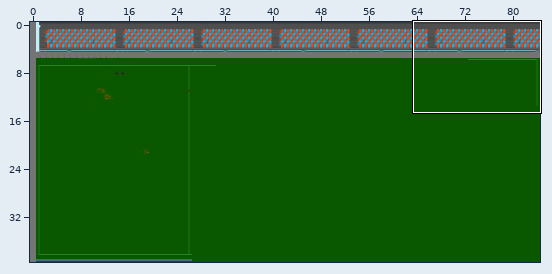
Tiled map, stored at tilemaps/stadion.tmx. Above, an overview of the earlier version with the close-up marked.
Close-up. Old version:
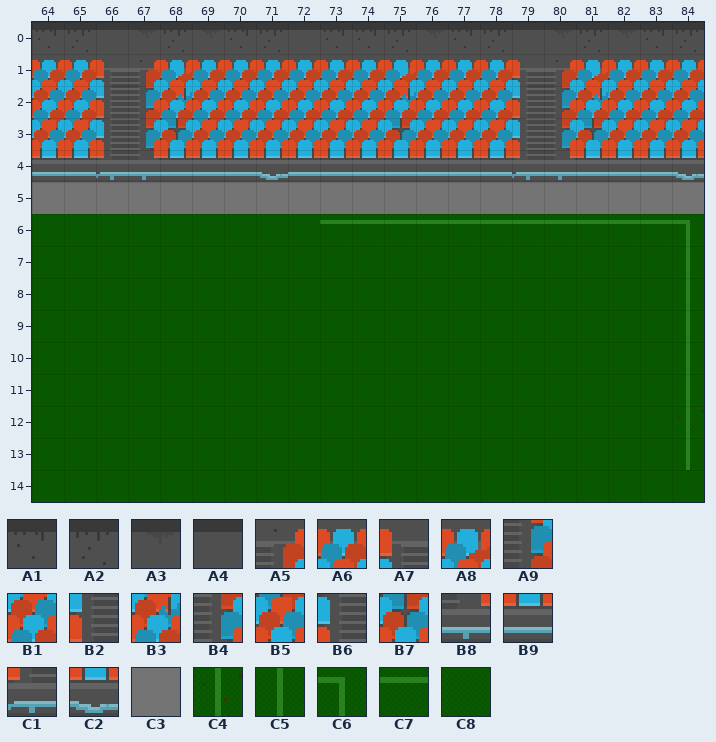
Cells are 16x16 px. Shown: x 64..84, y 0..14. The commit also changed other parts of the map, which this record leaves out. Layer "Tile Layer 1" is drawn -13,-6 px off the grid.
Key: from "stadion": A1 1, A2 2, A3 3, A4 6, A5 9, A6 10, A7 11, A8 13, A9 17, B1 18, B2 19, B3 21, B4 25, B5 26, B6 27, B7 29, B8 33, B9 34, C1 35, C2 37, C3 44, C4 69, C5 70, C6 74, C7 81, C8 82.
__ is an empty cell.
Layer "Tile Layer 1" before, first column x 64:
 0 A1 A2 A4 A3 A2 A3 A1 A2 A4 A1 A1 A2 A3 A1 A2 A4 A3 A2 A3 A1 A2
 1 A6 A6 A7 A5 A8 A6 A6 A6 A6 A6 A6 A8 A6 A6 A6 A7 A5 A8 A6 A6 A6
 2 B1 B1 B2 A9 B3 B1 B1 B1 B1 B1 B1 B3 B1 B1 B1 B2 A9 B3 B1 B1 B1
 3 B5 B5 B6 B4 B7 B5 B5 B5 B5 B5 B5 B7 B5 B5 B5 B6 B4 B7 B5 B5 B5
 4 B9 B9 C1 B8 B9 B9 B9 C2 B9 B9 B9 B9 B9 B9 B9 C1 B8 B9 B9 B9 C2
 5 C3 C3 C3 C3 C3 C3 C3 C3 C3 C3 C3 C3 C3 C3 C3 C3 C3 C3 C3 C3 C3
 6 C8 C8 C8 C8 C8 C8 C8 C8 C8 C7 C7 C7 C7 C7 C7 C7 C7 C7 C7 C7 C6
 7 C8 C8 C8 C8 C8 C8 C8 C8 C8 C8 C8 C8 C8 C8 C8 C8 C8 C8 C8 C8 C5
 8 C8 C8 C8 C8 C8 C8 C8 C8 C8 C8 C8 C8 C8 C8 C8 C8 C8 C8 C8 C8 C5
 9 C8 C8 C8 C8 C8 C8 C8 C8 C8 C8 C8 C8 C8 C8 C8 C8 C8 C8 C8 C8 C5
10 C8 C8 C8 C8 C8 C8 C8 C8 C8 C8 C8 C8 C8 C8 C8 C8 C8 C8 C8 C8 C5
11 C8 C8 C8 C8 C8 C8 C8 C8 C8 C8 C8 C8 C8 C8 C8 C8 C8 C8 C8 C8 C5
12 C8 C8 C8 C8 C8 C8 C8 C8 C8 C8 C8 C8 C8 C8 C8 C8 C8 C8 C8 C8 C4
13 C8 C8 C8 C8 C8 C8 C8 C8 C8 C8 C8 C8 C8 C8 C8 C8 C8 C8 C8 C8 C5
14 C8 C8 C8 C8 C8 C8 C8 C8 C8 C8 C8 C8 C8 C8 C8 C8 C8 C8 C8 C8 C8
After the commit:
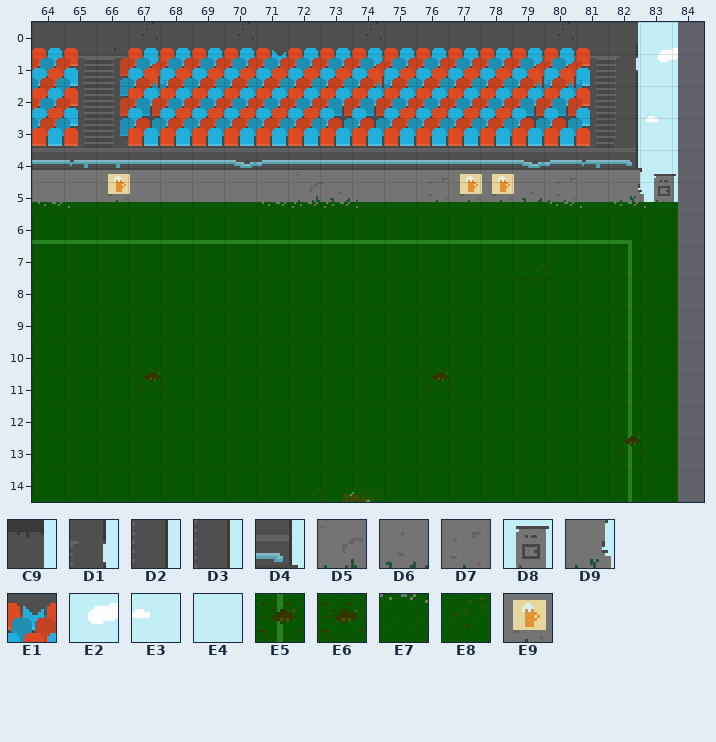
Further tiles: from "stadion": C9 7, D1 15, D2 23, D3 31, D4 39, D5 41, D6 42, D7 43, D8 45, D9 47, E1 48, E2 52, E3 54, E4 57, E5 58, E6 59, E7 83, E8 84, E9 103.
Changes in this commit:
layer "Tile Layer 1" offset 0,0 -> -13,-6 px
Layer "Tile Layer 1":
y 0: x 65 A2 -> A4; x 70 A1 -> A4; x 73..74 A1 A1 -> A4 A4; x 77..78 A1 A2 -> A4 A4; x 83..84 A1 A2 -> C9 E4
y 1: x 72 A6 -> E1; x 79..80 A7 A5 -> A6 A8; x 82..84 A6 A6 A6 -> A7 D1 E2
y 2: x 79..80 B2 A9 -> B1 B3; x 82..84 B1 B1 B1 -> B2 D2 E4
y 3: x 74 B5 -> B7; x 79..80 B6 B4 -> B5 B7; x 82..84 B5 B5 B5 -> B6 D3 E3
y 4: x 79..80 C1 B8 -> B9 C2; x 82..84 B9 B9 C2 -> C1 D4 E4
y 5: x 67 C3 -> E9; x 73..74 C3 C3 -> D5 D6; x 77..81 C3 C3 C3 C3 C3 -> D7 E9 E9 D6 D7; x 83..84 C3 C3 -> D9 D8
y 6: x 65 C8 -> E7; x 72..84 C8 C7 C7 C7 C7 C7 C7 C7 C7 C7 C7 C7 C6 -> E7 E7 E7 C8 C8 C8 C8 C8 C8 E7 C8 E7 C8
y 7: x 64..83 C8 C8 C8 C8 C8 C8 C8 C8 C8 C8 C8 C8 C8 C8 C8 C8 C8 C8 C8 C8 -> C7 C7 C7 C7 C7 C7 C7 C7 C7 C7 C7 C7 C7 C7 C7 C7 C7 C7 C7 C6
y 8: x 80 C8 -> E8; x 83 C8 -> C5
y 9..10: x 83 C8 -> C5
y 11: x 68 C8 -> E6; x 77 C8 -> E6; x 83 C8 -> C5
y 12: x 83 C8 -> C5
y 13: x 83 C8 -> E5
y 14: x 83 C8 -> C5
